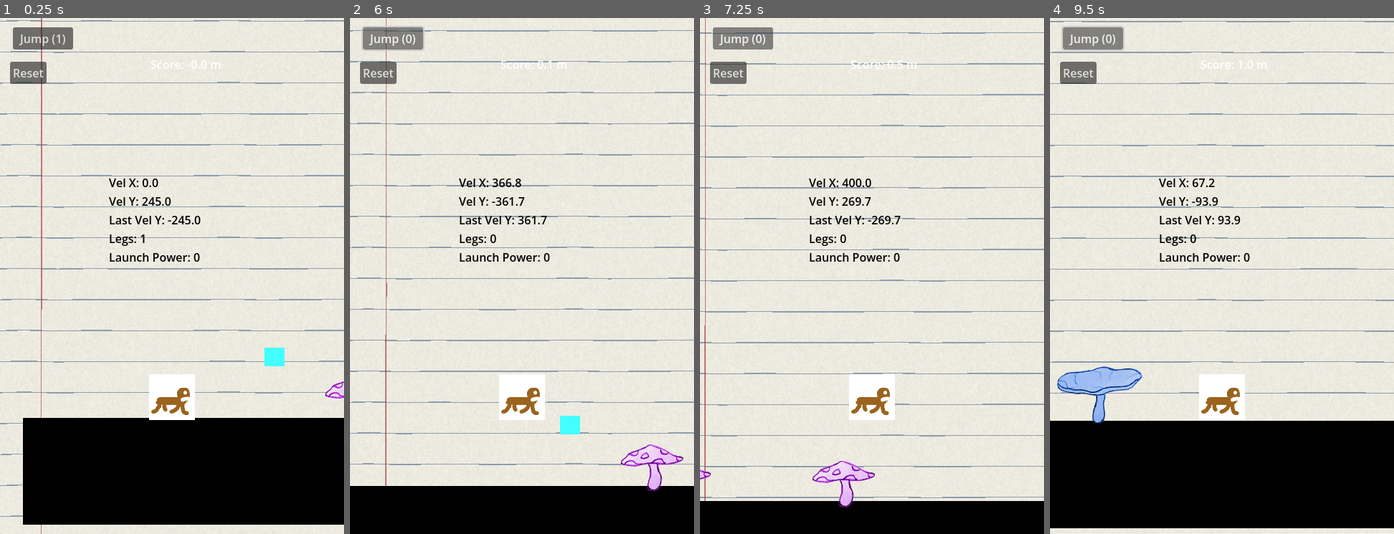
Above: before the commit, frames 1-4 (left to right).
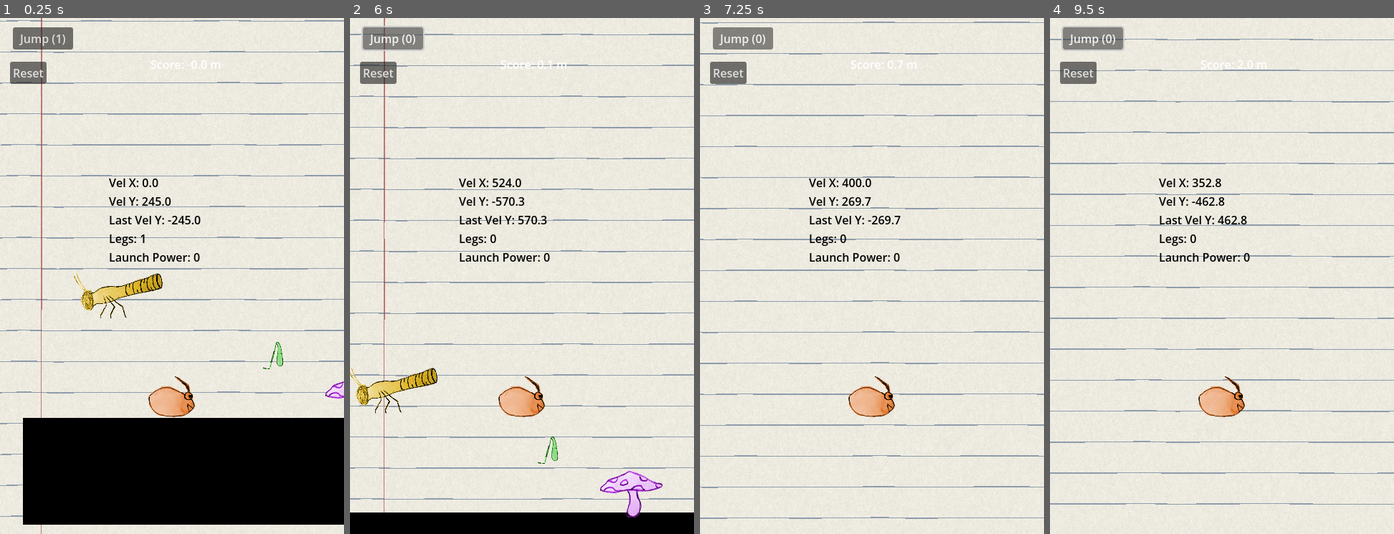
Above: after the commit, the same moments.

Repository: TOMYAAAAAH/paf-la-mite
Game: Godot game, scene res://main.tscn
The game is run twice, just before and just after one commit, with the same random seed, the same clock (stepped at 60 frames per second) and the same inputs.
Inputs:
- Up to frame 1 (0.25 s): no input
- Up to frame 2 (6 s): click "Jump (1)" at 0.5 s; click "Jump (0)" at 1.25 s; click "Jump (0)" at 2 s; click "Jump (0)" at 2.75 s; click "Reset" at 3.5 s; click "Jump (1)" at 4.25 s; tap Enter (ui_accept) at 5, 5.27 s; hold Tab (launch, bound only before the commit) 5.03-5.78 s; tap Tab (launch, bound only before the commit) at 5.85 s
- Up to frame 3 (7.25 s): tap Enter (ui_accept) at 6.02 s; click "Jump (1)" at 6.5 s
- Up to frame 4 (9.5 s): hold Tab (launch, bound only before the commit) 7.28-8.03 s; tap Tab (launch, bound only before the commit) at 8.1 s; tap Enter (ui_accept) at 8.27, 9.02 s; hold Tab (launch, bound only before the commit) from 8.78 s (still down)

The runs differ from the first frame. In frame 1, 2.2% of the frame differs, in the area x 21-83%, y 49-78%; in frame 2, 15%; in frame 3, 15%; in frame 4, 29%, in the area x 0-100%, y 0-99%.

Commit message:
fix gemini tricks

Diff:
--- a/hopper.tscn
+++ b/hopper.tscn
@@ -1,9 +1,11 @@
 [gd_scene format=3 uid="uid://d5k8npeklfsx"]
 
 [ext_resource type="Script" uid="uid://c305l4fiar3mt" path="res://hopper.gd" id="1_6wt36"]
+[ext_resource type="Texture2D" uid="uid://b74fhxigiprho" path="res://art/leg.png" id="2_op1ys"]
 
 [sub_resource type="CapsuleShape2D" id="CapsuleShape2D_6wt36"]
-radius = 15.0
+radius = 23.0
+height = 46.0
 
 [node name="Hopper" type="Area2D" unique_id=708622132]
 script = ExtResource("1_6wt36")
@@ -11,9 +13,7 @@
 [node name="CollisionShape2D" type="CollisionShape2D" parent="." unique_id=1317942486]
 shape = SubResource("CapsuleShape2D_6wt36")
 
-[node name="ColorRect" type="ColorRect" parent="." unique_id=1460273274]
-offset_left = -14.0
-offset_top = -13.0
-offset_right = 14.0
-offset_bottom = 13.0
-color = Color(0.26165634, 0.9968435, 0.9999998, 1)
+[node name="Leg" type="Sprite2D" parent="." unique_id=102958113]
+position = Vector2(-2, -2)
+scale = Vector2(0.16142857, 0.16142856)
+texture = ExtResource("2_op1ys")
--- a/launcher.tscn
+++ b/launcher.tscn
@@ -1,6 +1,17 @@
 [gd_scene format=3 uid="uid://dxwcdc8564acy"]
 
-[node name="Launcher" type="ColorRect" unique_id=1791333389]
-offset_right = 40.0
-offset_bottom = 40.0
-color = Color(0.14733289, 0.34409294, 0, 0.63900006)
+[ext_resource type="Texture2D" uid="uid://c3g4dk61rg1a7" path="res://art/launcher_body.png" id="1_cvfd6"]
+[ext_resource type="Texture2D" uid="uid://c1fm54xmgrgw7" path="res://art/launcher_leg.png" id="2_vcerv"]
+
+[node name="Sprite2D" type="Sprite2D" unique_id=170151492]
+
+[node name="LauncherBody" type="Sprite2D" parent="." unique_id=979746101]
+position = Vector2(1.9999999, -20)
+rotation = -0.20245819
+scale = Vector2(0.2, 0.2)
+texture = ExtResource("1_cvfd6")
+
+[node name="LauncherLeg" type="Sprite2D" parent="." unique_id=2113047310]
+position = Vector2(-6, 11)
+scale = Vector2(0.2, 0.2)
+texture = ExtResource("2_vcerv")
--- a/main.tscn
+++ b/main.tscn
@@ -8,6 +8,7 @@
 [ext_resource type="PackedScene" uid="uid://cuhnv5iemw5my" path="res://bouncer_lg.tscn" id="7_5vw27"]
 [ext_resource type="Shader" uid="uid://cpv5kh01jy27p" path="res://cahier_brouillon.gdshader" id="7_272bh"]
 [ext_resource type="AudioStream" uid="uid://doilvmamtjjh1" path="res://theme.mp3" id="8_5vw27"]
+[ext_resource type="PackedScene" uid="uid://dxwcdc8564acy" path="res://launcher.tscn" id="9_kek77"]
 
 [sub_resource type="LabelSettings" id="LabelSettings_7mycd"]
 font_size = 49
@@ -104,6 +105,9 @@
 [node name="BackgroundMusic" type="AudioStreamPlayer" parent="." unique_id=1937577710]
 stream = ExtResource("8_5vw27")
 
+[node name="Launcher" parent="." unique_id=170151492 instance=ExtResource("9_kek77")]
+position = Vector2(81, 429)
+
 [connection signal="pressed" from="CanvasLayer/ResetButton" to="." method="_on_reset_button_pressed"]
 [connection signal="pressed" from="CanvasLayer/GameOverScreen/PlayAgainButton" to="." method="_on_reset_button_pressed"]
 [connection signal="leg_collected" from="Hopper" to="Mite" method="_on_leg_collected"]
--- a/mite.gd
+++ b/mite.gd
@@ -40,6 +40,7 @@
 func _ready():
 	_setup_audio_players()
 	_setup_hopper_connections()
+	_setup_bouncer_connections()
 	_update_jump_button()
 	jump_button.pressed.connect(_on_jump)
 
@@ -57,6 +58,21 @@
 	var hoppers = get_tree().get_nodes_in_group("hopper")
 	for hopper in hoppers:
 		hopper.leg_collected.connect(_on_leg_collected)
+
+func _setup_bouncer_connections():
+	var bouncers_sm = get_tree().get_nodes_in_group("bouncer_sm")
+	for b_sm in bouncers_sm:
+		if b_sm.has_signal("bouncer_sm_hit"):
+			b_sm.bouncer_sm_hit.connect(_on_bouncer_sm_hit)
+		else:
+			printerr("Node %s in bouncer_sm group is missing bouncer_sm_hit signal!" % b_sm.name)
+
+	var bouncers_lg = get_tree().get_nodes_in_group("bouncer_lg")
+	for b_lg in bouncers_lg:
+		if b_lg.has_signal("bouncer_lg_hit"):
+			b_lg.bouncer_lg_hit.connect(_on_bouncer_lg_hit)
+		else:
+			printerr("Node %s in bouncer_lg group is missing bouncer_lg_hit signal!" % b_lg.name)
 
 # --- Physics Process ---
 func _physics_process(delta):
@@ -64,6 +80,7 @@
 	_handle_floor_collision()
 	_handle_launch_input(delta)
 	_handle_dive_input()
+	_handle_jump_input()
 	_apply_movement()
 	_update_debug_label()
 	_update_score_label()
@@ -77,9 +94,9 @@
 # --- Launch Input ---
 func _handle_launch_input(delta):
 	if is_starting:
-		if Input.is_action_pressed("launch"):
+		if Input.is_action_pressed("jump"):
 			_charge_launch(delta)
-		elif Input.is_action_just_released("launch") and is_charging:
+		elif Input.is_action_just_released("jump") and is_charging:
 			_execute_launch()
 			is_charging = false
 			is_starting = false
@@ -186,6 +203,10 @@
 # --- Jump Button ---
 func _update_jump_button():
 	jump_button.text = "Jump (%d)" % leg_count
+
+func _handle_jump_input():
+	if Input.is_action_just_pressed("jump") and not is_starting:
+		_on_jump()
 
 func _on_jump():
 	if leg_count > 0:
--- a/mite.tscn
+++ b/mite.tscn
@@ -1,42 +1,23 @@
 [gd_scene format=3 uid="uid://c3ju64y5n75u5"]
 
 [ext_resource type="Script" uid="uid://cf4wg06agqojj" path="res://mite.gd" id="1_ekd8s"]
-[ext_resource type="Texture2D" uid="uid://c1lgk2nhu31lu" path="res://mite1.png" id="2_peu4h"]
-[ext_resource type="Texture2D" uid="uid://3g0lo5d8andw" path="res://mite2.png" id="3_2iwep"]
-
-[sub_resource type="SpriteFrames" id="SpriteFrames_tnjd3"]
-animations = [{
-"frames": [],
-"loop": true,
-"name": &"fall",
-"speed": 5.0
-}, {
-"frames": [{
-"duration": 2.0,
-"texture": ExtResource("2_peu4h")
-}, {
-"duration": 2.0,
-"texture": ExtResource("3_2iwep")
-}],
-"loop": true,
-"name": &"fly",
-"speed": 5.0
-}]
+[ext_resource type="Texture2D" uid="uid://bv5qbsoh3ltks" path="res://art/mite1.png" id="2_rubit"]
 
 [sub_resource type="CapsuleShape2D" id="CapsuleShape2D_bcwpt"]
-radius = 31.0
-height = 62.0
+radius = 29.0
+height = 76.0
 
 [node name="Mite" type="CharacterBody2D" unique_id=693137260]
 script = ExtResource("1_ekd8s")
 metadata/_edit_group_ = true
 
-[node name="AnimatedSprite2D" type="AnimatedSprite2D" parent="." unique_id=877561712]
-sprite_frames = SubResource("SpriteFrames_tnjd3")
-animation = &"fly"
-frame_progress = 0.32465953
+[node name="Mite1" type="Sprite2D" parent="." unique_id=974730213]
+position = Vector2(-0.521389, -0.49999785)
+scale = Vector2(0.30481282, 0.3048128)
+texture = ExtResource("2_rubit")
 
 [node name="CollisionShape2D" type="CollisionShape2D" parent="." unique_id=1576460365]
+rotation = 1.5707964
 shape = SubResource("CapsuleShape2D_bcwpt")
 
 [node name="Camera2D" type="Camera2D" parent="." unique_id=1144531218]
--- a/project.godot
+++ b/project.godot
@@ -31,7 +31,7 @@
 
 [input]
 
-launch={
+jump={
 "deadzone": 0.2,
 "events": [Object(InputEventKey,"resource_local_to_scene":false,"resource_name":"","device":-1,"window_id":0,"alt_press …(195 unchanged characters)…
 ]
